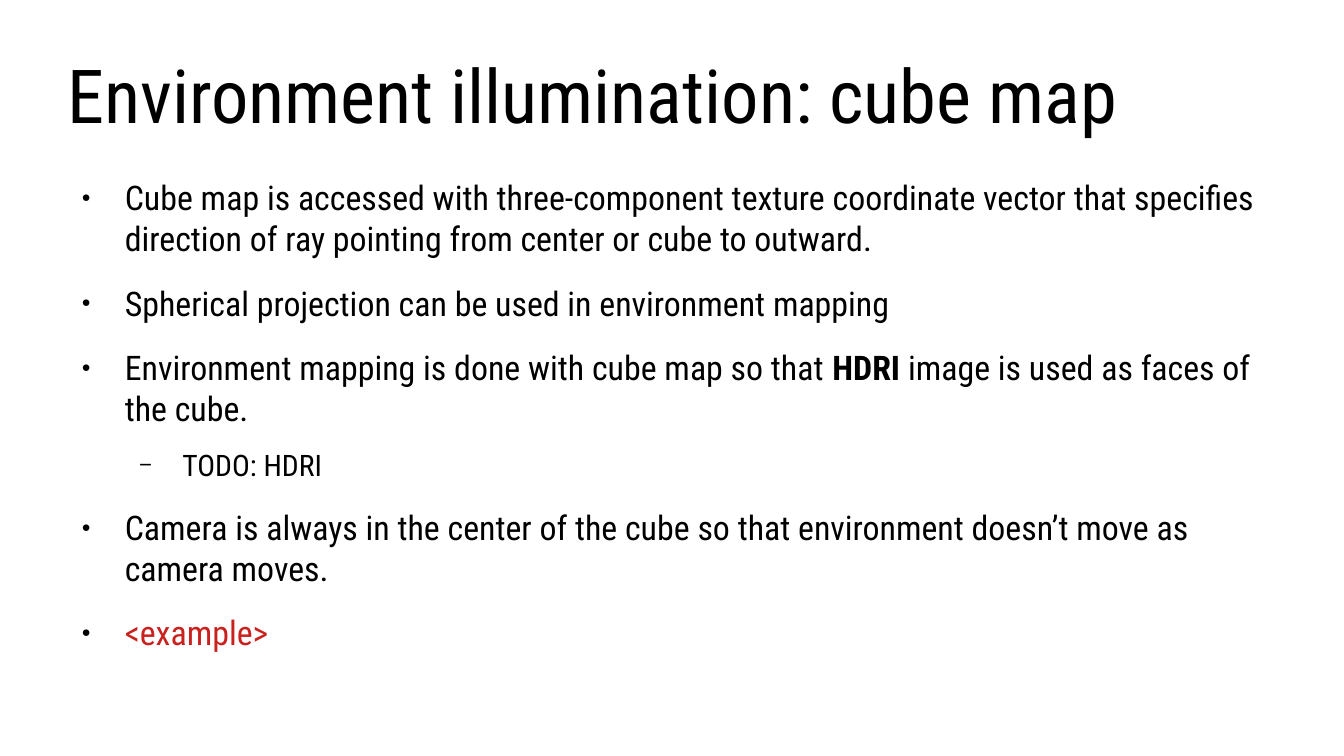
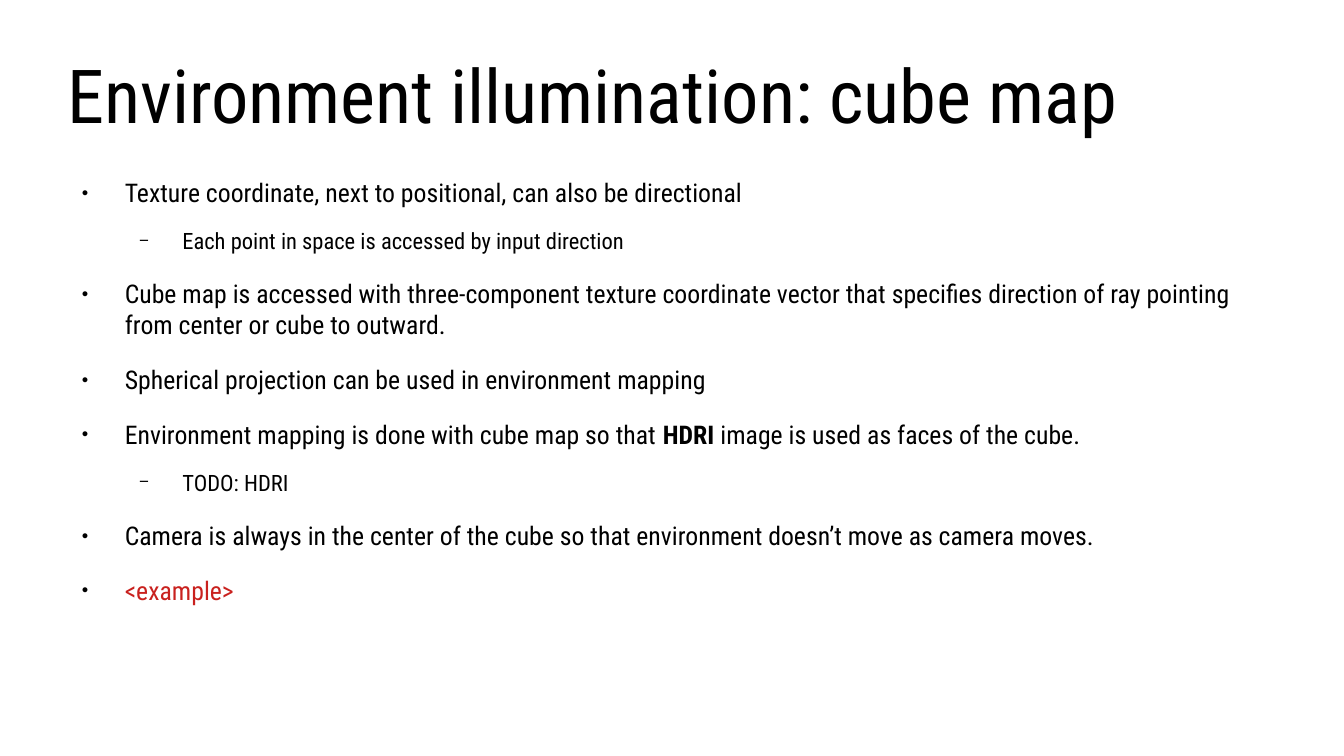
Before and after one commit to lorentzo/IntroductionToComputerGraphics, a slide deck: slide 5 of lectures/6_more_3D_scene/more_on_light_shadow.odp. Drawn at 1344x756 pixels with LibreOffice and Linux fonts; fonts in the diff are those of the drawing. Boxes give left, top, right and bottom in pixels: in the first picture for what was removed or moved away, otherwise in the second. Text is boxed around its words. In the diff, an @@ line names an element or a change of style, - is before the commit and + after.

Commit message:
textures

```diff
--- a/lectures/6_more_3D_scene/more_on_light_shadow.odp
+++ b/lectures/6_more_3D_scene/more_on_light_shadow.odp
@@ text at [125, 182, 741, 254]: paragraphs added @@
+● Texture coordinate, next to positional, can also be directional
+  − Each point in space is accessed by input direction
@@ text at [125, 283, 1230, 606]: size 20 to 15.2 pt in "Cube map is accessed with three-component texture ...", "Spherical projection can be used in environment ...", "Environment mapping is done with cube map ...", "Camera is always in the center of ..." and 1 more places; size 17.5 to 13.3 pt in "TODO: HDRI" @@
```
Also in this commit, not shown: 5 other files.
